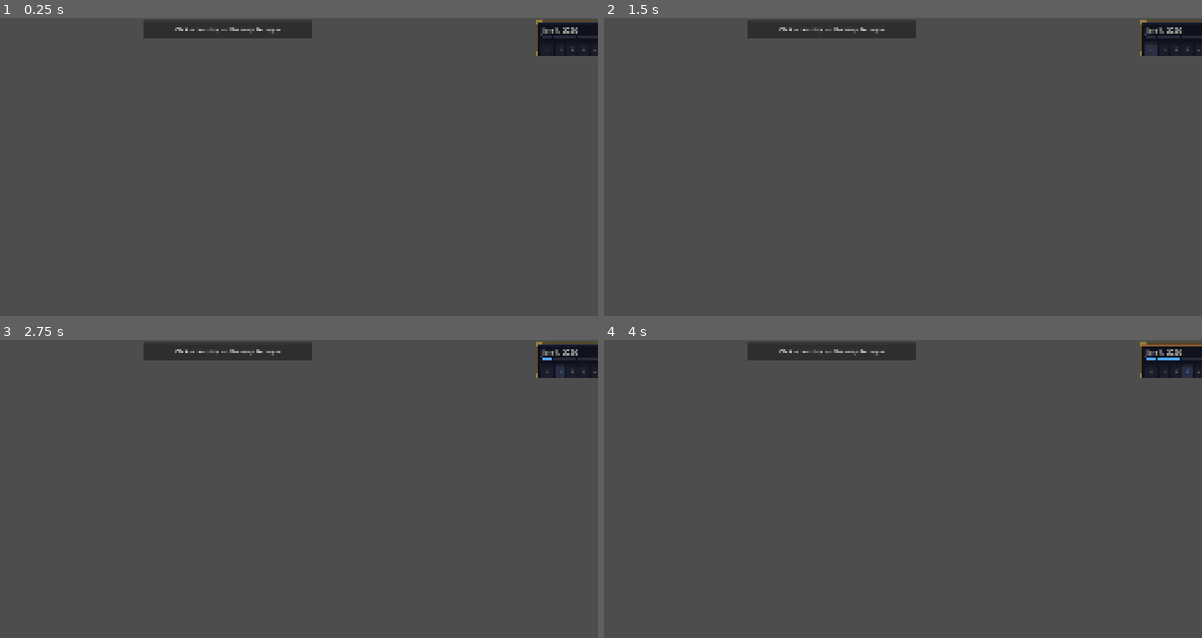
Above: before the commit, frames 1-4 (two rows, left to right).
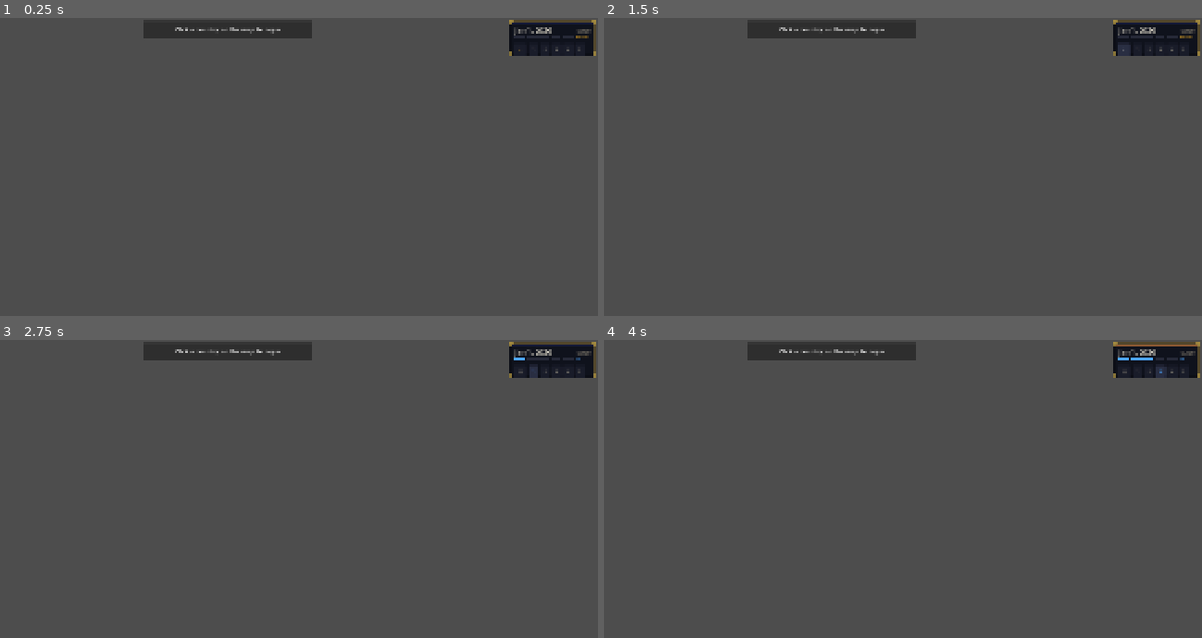
Above: after the commit, the same moments.

Repository: Youfes98/WarStrategyGame
Game: Godot game, scene res://scenes/Main.tscn
Same seed, same stepped clock (60 frames per second), same inputs: the game is played once before the commit and once after it.
Inputs:
- Up to frame 1 (0.25 s): no input
- Up to frame 2 (1.5 s): click ">" at 0.5 s; click "||" at 1.25 s
- Up to frame 3 (2.75 s): click "1" at 2 s
- Up to frame 4 (4 s): click "2" at 2.75 s; click "3" at 3.5 s

The runs differ from the first frame. In frame 1, 0.9% of the frame differs, in the area x 85-100%, y 0-13%; in frame 2, 0.9%; in frame 3, 0.9%; in frame 4, 1.0%.

Commit message:
Fix clipped clock panel — widen to 220px in Main.tscn
Co-Authored-By: Claude Opus 4.6 (1M context) <noreply@anthropic.com>

Diff:
--- a/scenes/Main.tscn
+++ b/scenes/Main.tscn
@@ -31,10 +31,10 @@
 script = ExtResource("3")
 anchor_left   = 1.0
 anchor_right  = 1.0
-offset_left   = -158.0
+offset_left   = -228.0
 offset_right  = -8.0
 offset_top    = 8.0
-offset_bottom = 130.0
+offset_bottom = 100.0
 
 [node name="PlayerBar" type="PanelContainer" parent="HUD"]
 script        = ExtResource("6")
